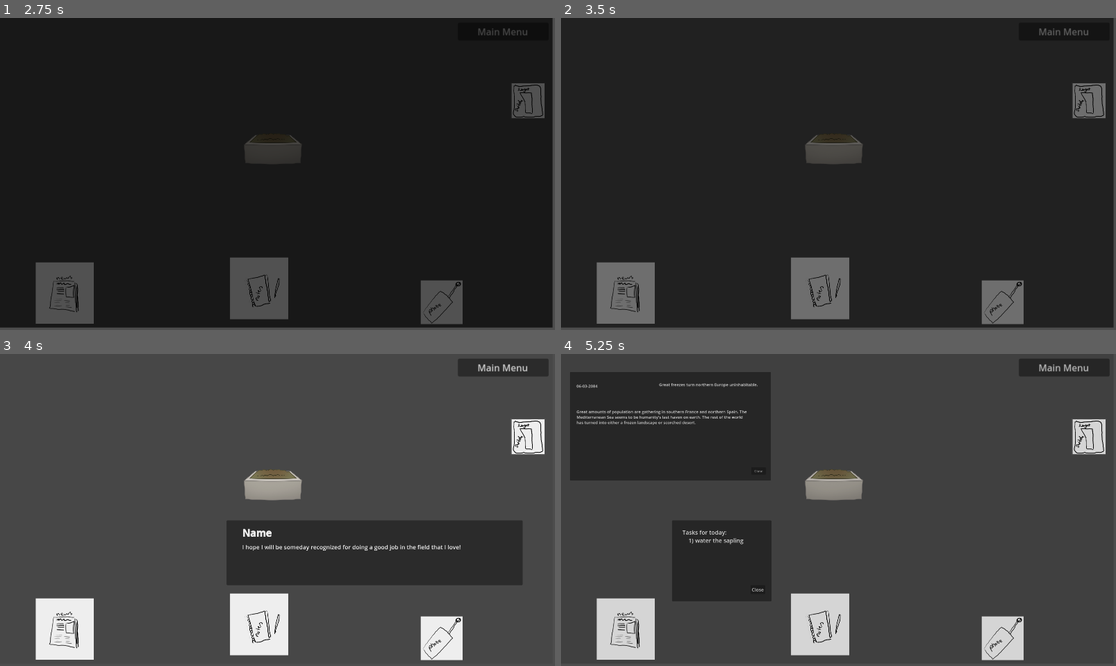
Above: before the commit, frames 1-4 (two rows, left to right).
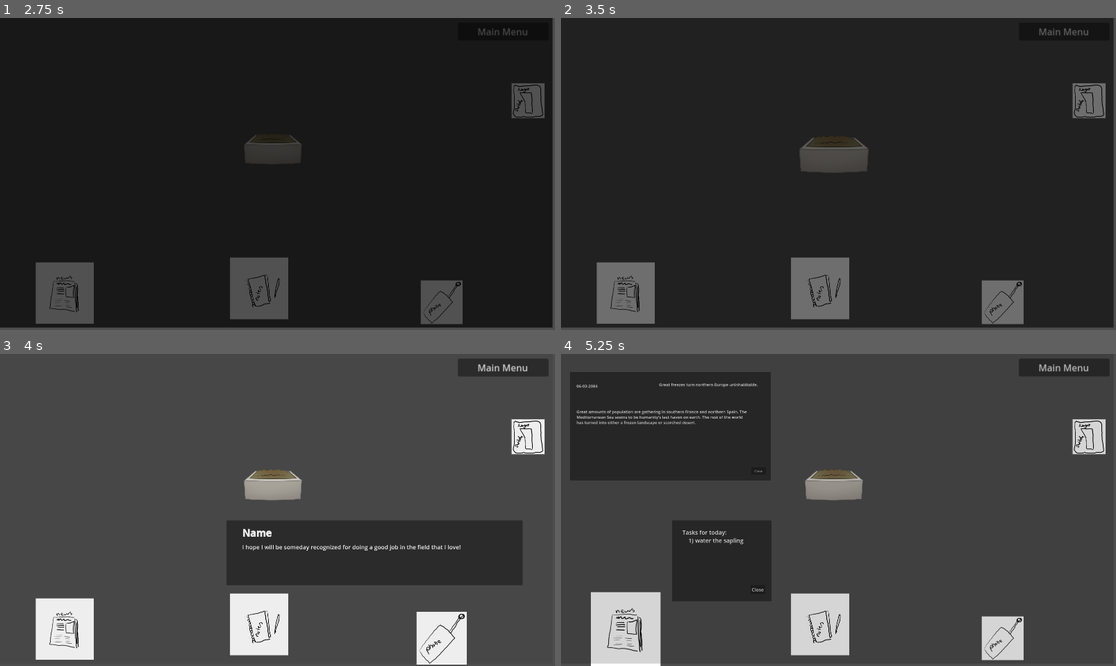
Above: after the commit, the same moments.

Repository: gringames/fem-devs-jam-24
Game: Godot game, scene res://Game/game.tscn
Two runs of this game, one before a commit and one after it. Both use one fixed random seed, a clock stepped at 60 frames per second and the inputs below.
Inputs (mouse positions are in pixels of both pictures, inside the frame that each line leads up to):
- Up to frame 1 (2.75 s): click (527, 102) at 0.5 s; click (527, 102) at 1.25 s; click (527, 102) at 2 s
- Up to frame 2 (3.5 s): move the mouse to (832, 120) at 2.77 s; click (832, 120) at 2.85 s
- Up to frame 3 (4 s): move the mouse to (444, 637) at 3.52 s; click (444, 637) at 3.6 s
- Up to frame 4 (5.25 s): move the mouse to (821, 625) at 4.27 s; click (821, 625) at 4.35 s; tap Enter at 5 s; move the mouse to (627, 628) at 5.02 s; click (627, 628) at 5.1 s

Frame 1 is identical in both runs. In frame 2, 0.6% of the frame differs, in the area x 43-56%, y 37-50%; in frame 3, 0.7%; in frame 4, 1.3%, in the area x 5-19%, y 76-100%.

Commit message:
hovering scales things up

Diff:
--- a/femdevsjam24/Features/ClickableObjects/Newspaper.tscn
+++ b/femdevsjam24/Features/ClickableObjects/Newspaper.tscn
@@ -10,6 +10,7 @@
 [node name="NewspaperVisual" type="Sprite2D" parent="."]
 texture = ExtResource("2_yy4p0")
 
-[node name="Clickable" parent="NewspaperVisual" instance=ExtResource("3_ujdy3")]
+[node name="Clickable" parent="NewspaperVisual" node_paths=PackedStringArray("visuals") instance=ExtResource("3_ujdy3")]
 position = Vector2(0, -6.10352e-05)
 scale = Vector2(15.6381, -16.0489)
+visuals = [NodePath("..")]
--- a/femdevsjam24/Features/ClickableObjects/Notebook.tscn
+++ b/femdevsjam24/Features/ClickableObjects/Notebook.tscn
@@ -10,6 +10,7 @@
 [node name="Notebook" type="Sprite2D" parent="."]
 texture = ExtResource("2_xaom2")
 
-[node name="Clickable" parent="Notebook" instance=ExtResource("3_fmukm")]
+[node name="Clickable" parent="Notebook" node_paths=PackedStringArray("visuals") instance=ExtResource("3_fmukm")]
 position = Vector2(0, -6.10352e-05)
 scale = Vector2(15.6381, -16.0489)
+visuals = [NodePath("..")]
--- a/femdevsjam24/Features/ClickableObjects/Phone.tscn
+++ b/femdevsjam24/Features/ClickableObjects/Phone.tscn
@@ -10,6 +10,7 @@
 [node name="Phone" type="Sprite2D" parent="."]
 texture = ExtResource("1_d2dhw")
 
-[node name="Clickable" parent="Phone" instance=ExtResource("2_4mhec")]
+[node name="Clickable" parent="Phone" node_paths=PackedStringArray("visuals") instance=ExtResource("2_4mhec")]
 position = Vector2(0, -6.10352e-05)
 scale = Vector2(15.6381, -16.0489)
+visuals = [NodePath("..")]
--- a/femdevsjam24/Features/ClickableObjects/clickable.gd
+++ b/femdevsjam24/Features/ClickableObjects/clickable.gd
@@ -1,5 +1,8 @@
 extends Node
 class_name Clickable
+
+
+@export var visuals: Array[Sprite2D]
 
 
 ### Signals -------------------------------------------------------------------------------------------
@@ -26,6 +29,8 @@
 	EventBus.connect("mouse_clicked", _on_mouse_clicked)
 	EventBus.connect("mouse_released", _on_mouse_released)
 
+	connect("mouse_hover_start", _scale_up)
+	connect("mouse_hover_end", _scale_down)
 
 
 ### Handling Mouse Hover ------------------------------------------------------------------------------
@@ -54,3 +59,14 @@
 		return
 	is_mouse_holding_me = false
 	emit_signal("mouse_released_from_object")
+
+
+### Mouse Hover Scaling ------------------------------------------------------------------------------
+
+func _scale_up() -> void:
+	for visual in visuals:
+		visual.scale *= 1.2
+
+func _scale_down() -> void:
+	for visual in visuals:
+		visual.scale /= 1.2
--- a/femdevsjam24/Features/Plant/plant.tscn
+++ b/femdevsjam24/Features/Plant/plant.tscn
@@ -25,6 +25,7 @@
 scale = Vector2(0.088655, 0.088655)
 texture = ExtResource("2_7am0f")
 
-[node name="Clickable" parent="." instance=ExtResource("2_ymos1")]
+[node name="Clickable" parent="." node_paths=PackedStringArray("visuals") instance=ExtResource("2_ymos1")]
 position = Vector2(0, -9.53674e-07)
 scale = Vector2(3.8, 4.7235)
+visuals = [NodePath("../PotVisual"), NodePath("../PlantVisual")]
